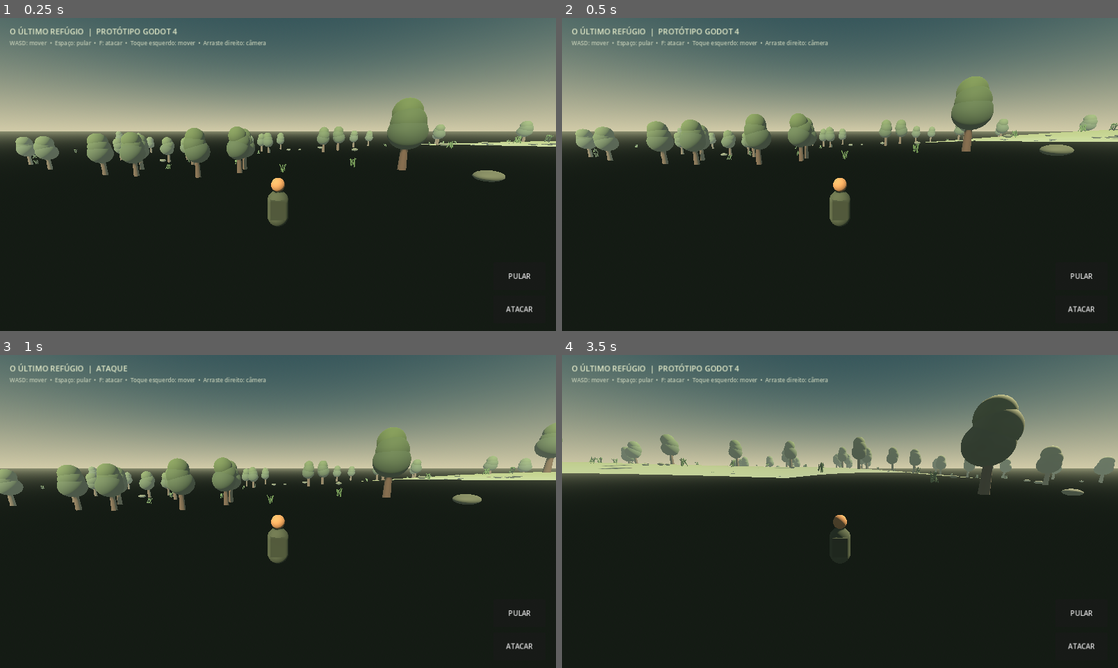
Above: before the commit, frames 1-4 (two rows, left to right).
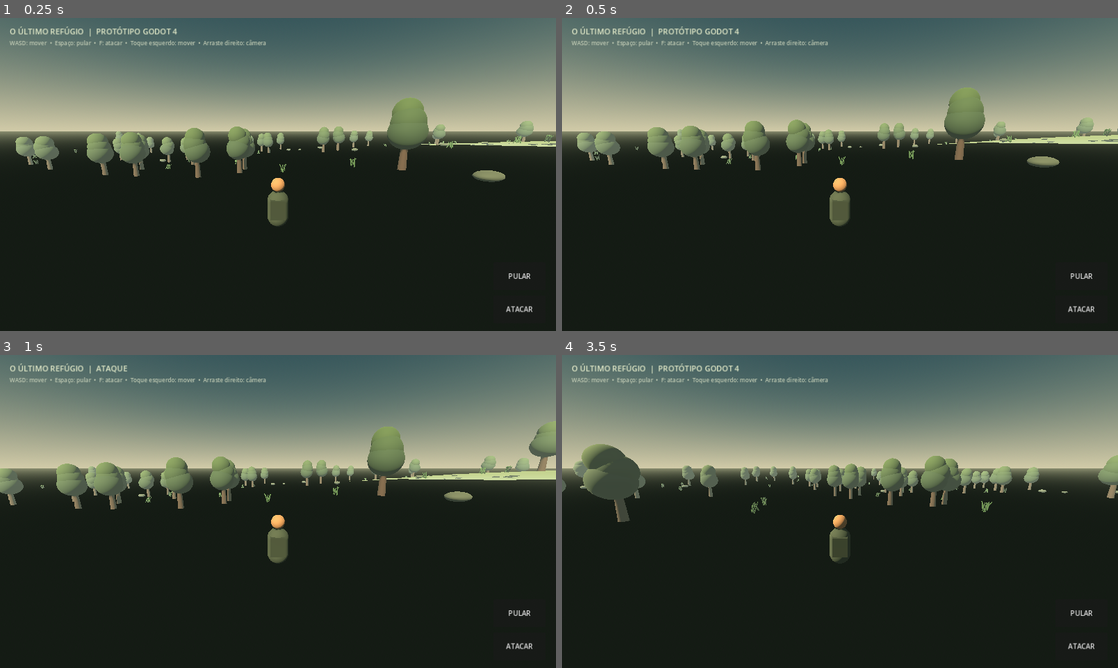
Above: after the commit, the same moments.

Repository: dejairps85-afk/o-ultimo-refugio
Game: Godot game, scene res://scenes/main.tscn
Same seed, same stepped clock (60 frames per second), same inputs: the game is played once before the commit and once after it.
Inputs (mouse positions are in pixels of both pictures, inside the frame that each line leads up to):
- Up to frame 1 (0.25 s): no input
- Up to frame 2 (0.5 s): no input
- Up to frame 3 (1 s): move the mouse to (400, 495) at 0.52 s; hold D (move_right) from 0.53 s (still down); tap F (attack) at 0.6 s; click (400, 495) at 0.67 s; tap Space (jump) at 0.77 s
- Up to frame 4 (3.5 s): release D (move_right) at 1.25 s; drag from (728, 527) to (812, 574) at 1.27 s; move the mouse to (895, 442) at 2.02 s; hold D (move_right) 2.03-2.75 s; tap F (attack) at 2.1 s; drag from (812, 574) to (673, 464) at 2.77 s

Frame 1 is identical in both runs. In frame 2, 4.1% of the frame differs, in the area x 2-100%, y 18-56%; in frame 3, 2.1%; in frame 4, 9.6%, in the area x 0-100%, y 12-66%.

Commit message:
Corrigir colisão do terreno e estado dos controles mobile

Diff:
--- a/godot/scripts/main.gd
+++ b/godot/scripts/main.gd
@@ -102,12 +102,16 @@
 	ground.mesh = mesh
 	ground.cast_shadow = GeometryInstance3D.SHADOW_CASTING_SETTING_OFF
 	add_child(ground)
+	var faces := PackedVector3Array()
+	for tri in range(0, indices.size(), 3):
+		faces.append(vertices[indices[tri]])
+		faces.append(vertices[indices[tri + 1]])
+		faces.append(vertices[indices[tri + 2]])
+	var terrain_collision := ConcavePolygonShape3D.new()
+	terrain_collision.set_faces(faces)
 	var body := StaticBody3D.new()
 	var shape := CollisionShape3D.new()
-	var box := BoxShape3D.new()
-	box.size = Vector3(WORLD_SIZE, 1.0, WORLD_SIZE)
-	shape.shape = box
-	shape.position.y = -0.65
+	shape.shape = terrain_collision
 	body.add_child(shape)
 	add_child(body)
 
@@ -312,6 +316,7 @@
 			if event.index == active_move_touch:
 				active_move_touch = -1
 				move_touch = Vector2.ZERO
+				_touch_move = Vector2.ZERO
 			if event.index == active_look_touch:
 				active_look_touch = -1
 	elif event is InputEventScreenDrag:
@@ -325,6 +330,7 @@
 			camera.rotation.x = clampf(camera.rotation.x - event.relative.y * 0.003, -0.85, 0.15)
 
 var _touch_move := Vector2.ZERO
+var _attack_feedback_time := 0.0
 
 func _physics_process(delta: float) -> void:
 	if not is_instance_valid(player):
@@ -353,6 +359,7 @@
 		player.velocity.y = JUMP_VELOCITY
 	if attack_requested or Input.is_action_just_pressed("attack"):
 		status_label.text = "O ÚLTIMO REFÚGIO  |  ATAQUE"
+		_attack_feedback_time = 0.45
 	attack_requested = false
 	jump_requested = false
 	player.move_and_slide()
@@ -360,7 +367,7 @@
 	if player.global_position.y < ground_y - 3.0:
 		player.global_position.y = ground_y + 1.0
 		player.velocity = Vector3.ZERO
-	if status_label and status_label.text.ends_with("ATAQUE"):
-		await get_tree().create_timer(0.45).timeout
-		if is_instance_valid(status_label):
+	if _attack_feedback_time > 0.0:
+		_attack_feedback_time -= delta
+		if _attack_feedback_time <= 0.0 and is_instance_valid(status_label):
 			status_label.text = "O ÚLTIMO REFÚGIO  |  PROTÓTIPO GODOT 4"
